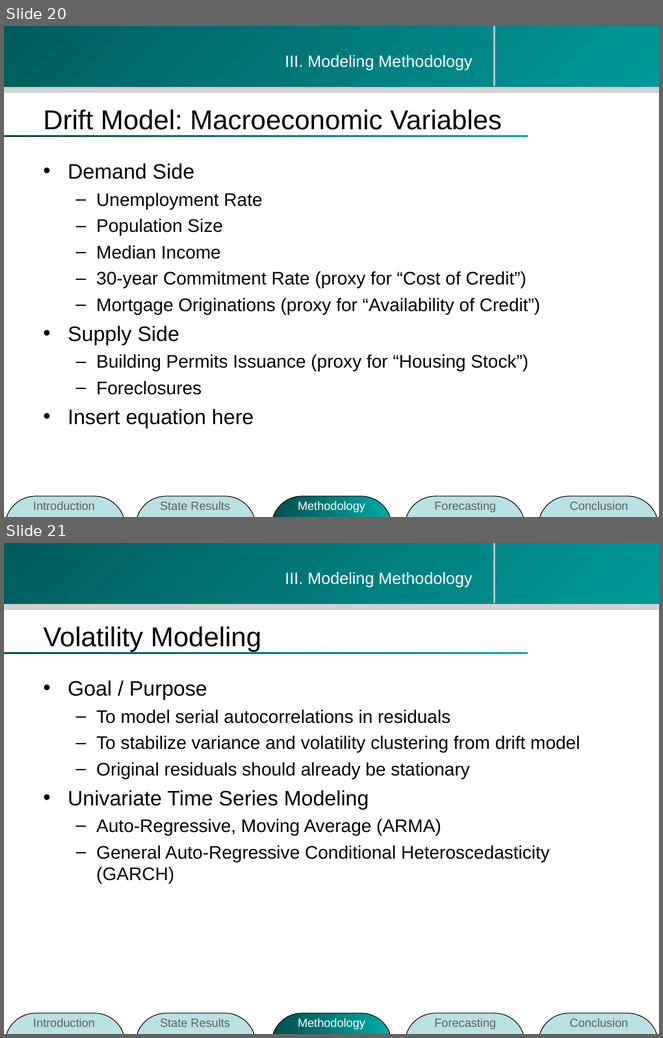
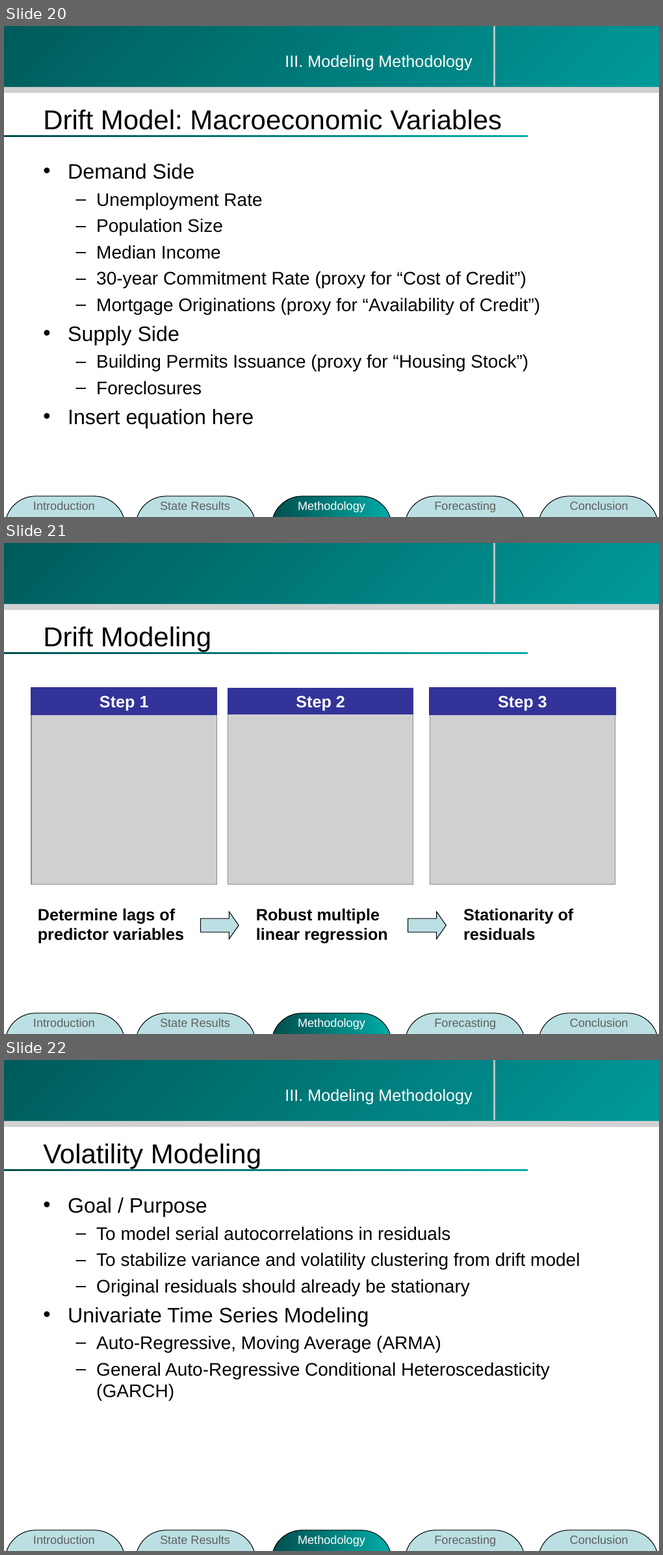
Before and after one commit to zhouzhenghui/svnrepository, a slide deck: SVNRepository/Presentation/M.Eng Final Presentation-take2.ppt. Shown one above the other, each under a label of ours: slides 20 and 21 before the commit, slides 20, 21 and 22 after it. The pictures are 663x1038 and 663x1555 pixels, drawn with LibreOffice and Linux fonts; fonts in the diff are those of the drawing; grey boxes stand for pictures; background and template pictures are left out. Boxes give left, top, right and bottom in pixels: in the first picture for what was removed or moved away, otherwise in the second. Text is boxed around its words. In the diff, an @@ line names an element or a change of style, - is before the commit and + after.

```diff
--- a/SVNRepository/Presentation/M.Eng Final Presentation-take2.ppt
+++ b/SVNRepository/Presentation/M.Eng Final Presentation-take2.ppt
@@ slide 21 added at (x1=4, y1=543, x2=659, y2=1034), background #FFFFFF; not listed: 4 template elements that a slide beside it also shows @@
@@ title added at (x1=43, y1=626, x2=211, y2=652), 30 pt, text #000000 @@
+Drift Modeling
@@ rectangle added at (x1=31, y1=689, x2=217, y2=715), fill #333399, outline #333399 1.25 pt, 18 pt, text #FFFFFF, bold @@
+Step 1
@@ rectangle added at (x1=228, y1=689, x2=414, y2=715), fill #333399, outline #333399 0.74 pt, 18 pt, text #FFFFFF, bold @@
+Step 2
@@ rectangle added at (x1=430, y1=689, x2=615, y2=715), fill #333399, outline #333399 1.5 pt, 18 pt, text #FFFFFF, bold @@
+Step 3
@@ picture added at (x1=31, y1=699, x2=217, y2=884) @@
@@ picture added at (x1=228, y1=699, x2=414, y2=884) @@
@@ picture added at (x1=430, y1=699, x2=615, y2=884) @@
@@ text added at (x1=38, y1=908, x2=184, y2=944), 18 pt, text #000000, bold @@
+Determine lags of predictor variables
@@ right arrow added at (x1=200, y1=912, x2=239, y2=939), fill #BBE0E3, outline #000000 0.74 pt @@
@@ text added at (x1=256, y1=908, x2=388, y2=944), 18 pt, text #000000, bold @@
+Robust multiple linear regression
@@ right arrow added at (x1=408, y1=912, x2=446, y2=939), fill #BBE0E3, outline #000000 0.74 pt @@
@@ text added at (x1=464, y1=908, x2=574, y2=941), 18 pt, text #000000, bold @@
+Stationarity of residuals
@@ group added at (x1=5, y1=1014, x2=659, y2=1034): 5 rounded rectangles, 5 texts @@
+Introduction
+State Results
+Methodology
+Forecasting
+Conclusion
@@ what was slide 21 is now slide 22 @@
```
Also in this commit, not shown: 1 other slide added.
